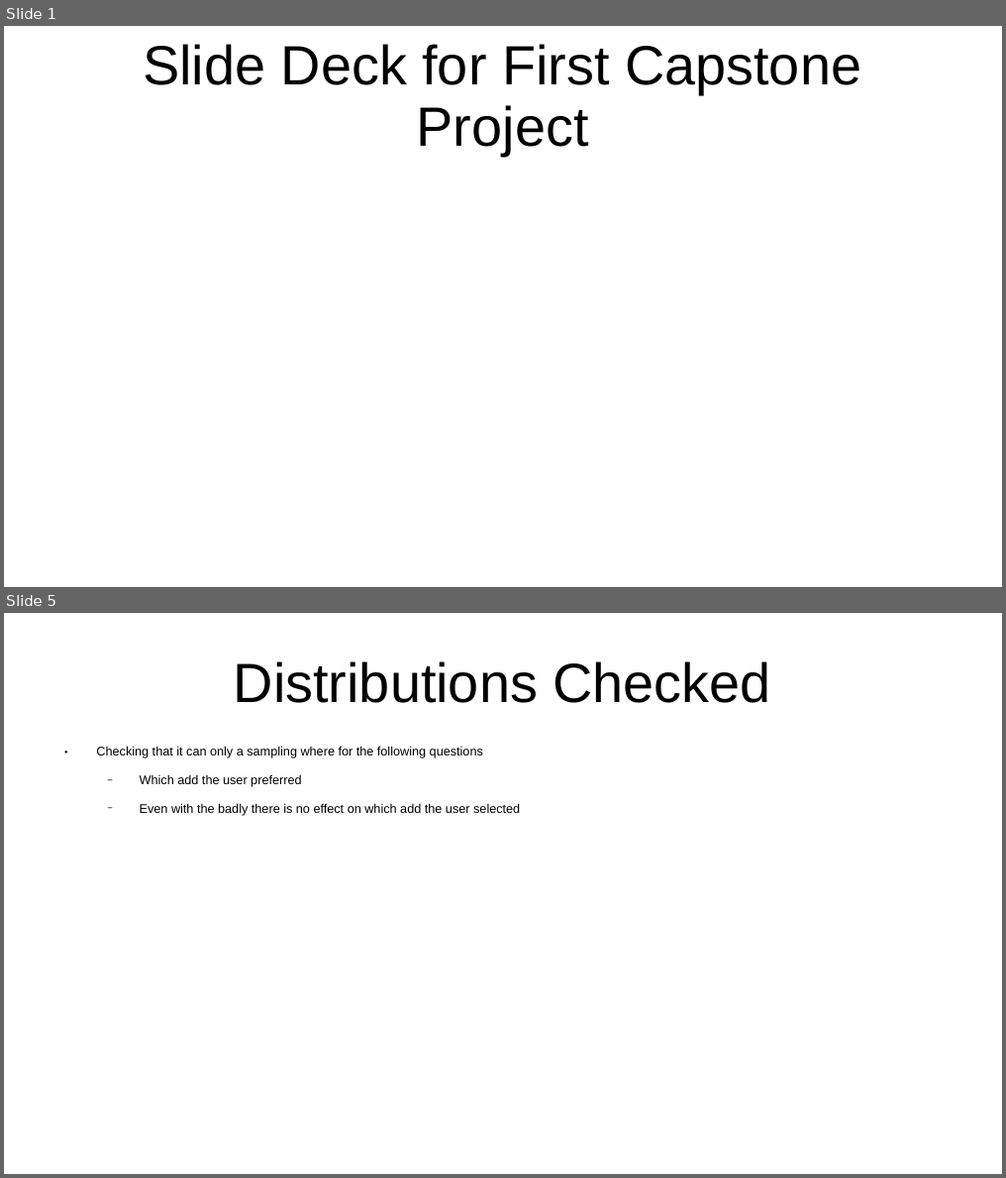
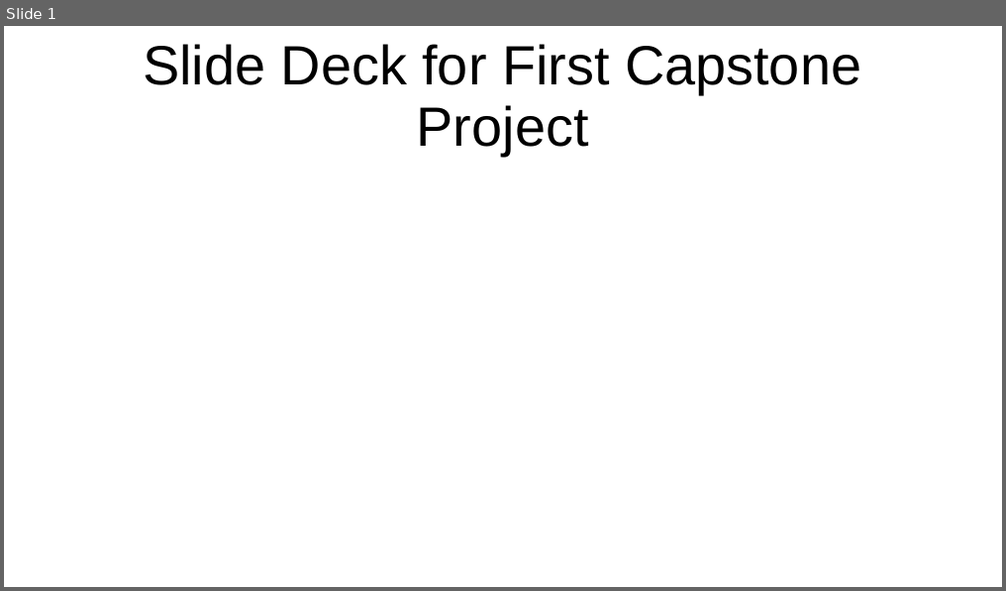
Before and after one commit to CharlesStockman/dataScience, a slide deck: magnimindAcademy/capstone/slide_deck.ppt. Shown one above the other, each under a label of ours: slides 1 and 5 before the commit, slide 1 after it; the slides between them are not shown. The pictures are 1006x1178 and 1006x591 pixels, drawn with LibreOffice and Linux fonts; fonts in the diff are those of the drawing. Boxes give left, top, right and bottom in pixels: in the first picture for what was removed or moved away, otherwise in the second. Text is boxed around its words. In the diff, an @@ line names an element or a change of style, - is before the commit and + after.

```diff
--- a/magnimindAcademy/capstone/slide_deck.ppt
+++ b/magnimindAcademy/capstone/slide_deck.ppt
@@ slide 5 removed at box(4, 613, 1002, 1174), background #FFFFFF @@
@@ title removed at box(234, 662, 770, 703) @@
-Distributions Checked
@@ text removed at box(96, 746, 520, 816) @@
-● Checking that it can only a sampling where for the following questions
-  − Which add the user preferred
-  − Even with the badly there is no effect on which add the user selected
```
Also in this commit, not shown: 3 slides changed, 2 slides added, 1 other file.
